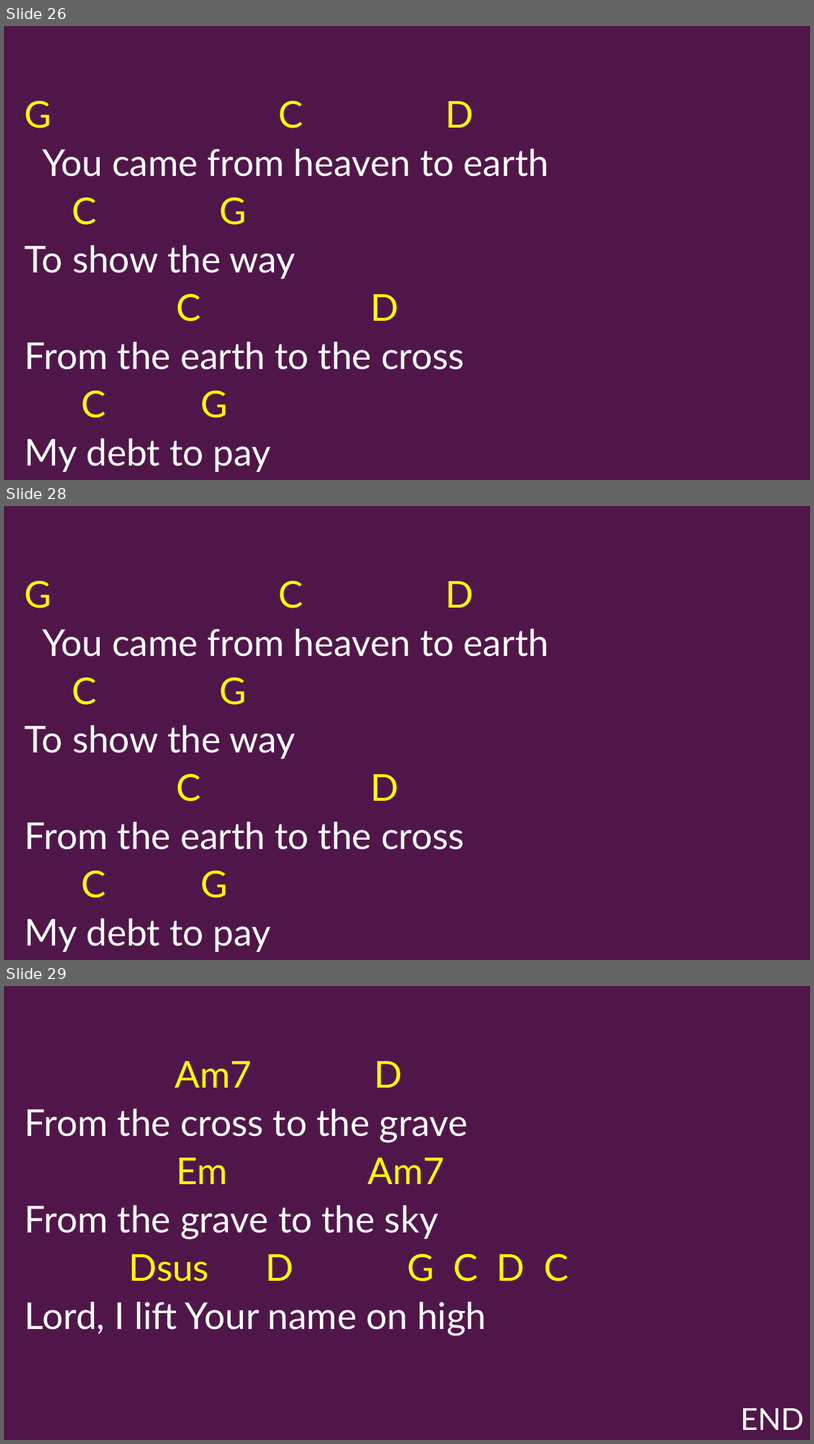
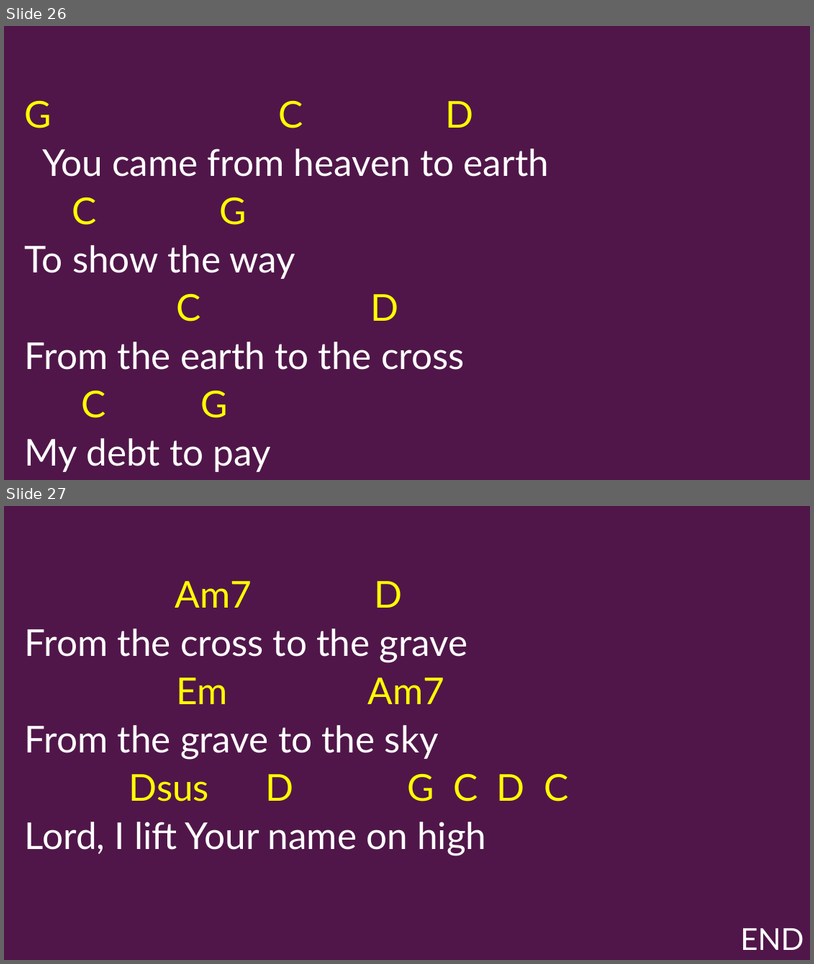
Before and after one commit to kendall412/worship, a slide deck: set/2026-11-22 ECBC-CH.pptx. Shown one above the other, each under a label of ours: slides 26, 28 and 29 before the commit, slides 26 and 27 after it; the slides between them are not shown. The pictures are 814x1444 and 814x964 pixels, drawn with LibreOffice and Linux fonts; fonts in the diff are those of the drawing. Boxes give left, top, right and bottom in pixels: in the first picture for what was removed or moved away, otherwise in the second. Text is boxed around its words. In the diff, an @@ line names an element or a change of style, - is before the commit and + after.

```diff
--- a/set/2026-11-22 ECBC-CH.pptx
+++ b/set/2026-11-22 ECBC-CH.pptx
@@ slide 28 removed at (x1=4, y1=506, x2=810, y2=960), background #501649 @@
@@ subtitle removed at (x1=25, y1=581, x2=549, y2=952) @@
-G C D
-You came from heaven to earth
-C G
-To show the way
-C D
-From the earth to the cross
-C G
-My debt to pay
@@ what was slide 29 is now slide 27 @@
```
Also in this commit, not shown: 11 slides changed, 1 other slide removed.
